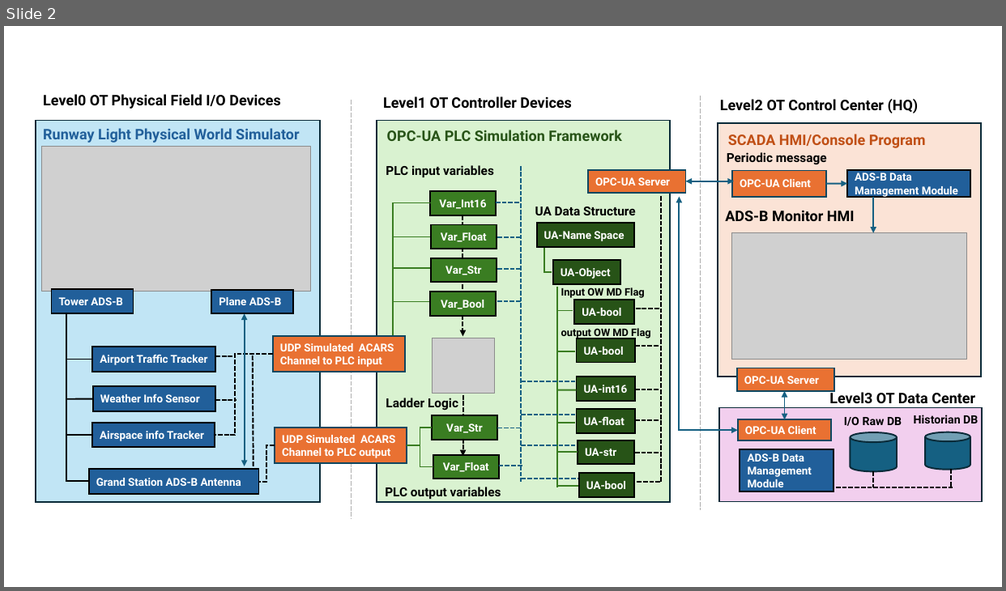
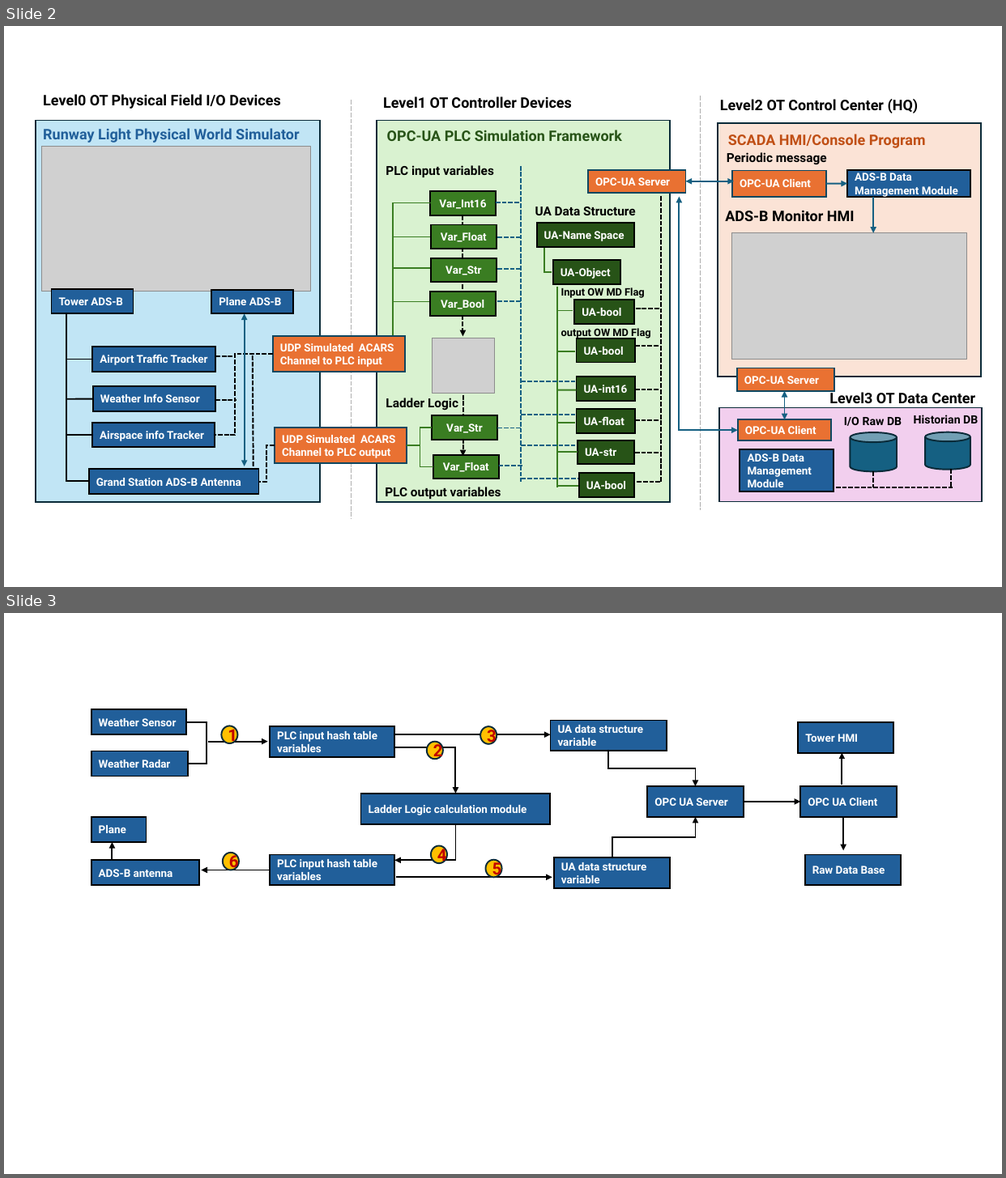
Before and after one commit to LiuYuancheng/PLC_and_RTU_Simulator, a slide deck: OPCUA_PLC_Simulator/doc/desigDoc.pptx. Shown one above the other, each under a label of ours: slide 2 before the commit, slides 2 and 3 after it. The pictures are 1006x591 and 1006x1178 pixels, drawn with LibreOffice and Linux fonts; fonts in the diff are those of the drawing; grey boxes stand for pictures. Boxes give left, top, right and bottom in pixels: in the first picture for what was removed or moved away, otherwise in the second. Text is boxed around its words. In the diff, an @@ line names an element or a change of style, - is before the commit and + after.

```diff
--- a/OPCUA_PLC_Simulator/doc/desigDoc.pptx
+++ b/OPCUA_PLC_Simulator/doc/desigDoc.pptx
@@ slide 3 added at bbox=[4, 613, 1002, 1174], background #FFFFFF @@
@@ rectangle added at bbox=[91, 709, 186, 735], fill #215F9A, outline #000000 1.5 pt, 10.5 pt, text #FFFFFF, bold @@
+Weather Sensor
@@ elbow line added from (187, 722) to (188, 764), #000000 1.5 pt @@
@@ ellipse added at bbox=[221, 726, 237, 743], fill #FFC000, outline #092A39 1.5 pt, 16 pt, text #C00000, bold @@
+1
@@ rectangle added at bbox=[270, 726, 394, 757], fill #215F9A, outline #000000 1.5 pt, 10.5 pt, text #FFFFFF, bold @@
+PLC input hash table variables
@@ ellipse added at bbox=[481, 726, 497, 744], fill #FFC000, outline #092A39 1.5 pt, 16 pt, text #C00000, bold @@
+3
@@ rectangle added at bbox=[551, 720, 667, 751], fill #215F9A, outline #000000 1.5 pt, 10.5 pt, text #FFFFFF, bold @@
+UA data structure variable
@@ rectangle added at bbox=[799, 722, 894, 753], fill #215F9A, outline #000000 1.5 pt, 10.5 pt, text #FFFFFF, bold @@
+Tower HMI
@@ rectangle added at bbox=[91, 751, 188, 776], fill #215F9A, outline #000000 1.5 pt, 10.5 pt, text #FFFFFF, bold @@
+Weather Radar
@@ arrow added from (208, 742) to (267, 742), #000000 1.5 pt @@
@@ elbow arrow added from (394, 747) to (455, 794), #000000 1.5 pt @@
@@ arrow added from (394, 735) to (551, 735), #000000 1.5 pt @@
@@ ellipse added at bbox=[427, 742, 444, 759], fill #FFC000, outline #092A39 1.5 pt, 16 pt, text #C00000, bold @@
+2
@@ elbow arrow added from (609, 751) to (696, 786), #000000 1.5 pt @@
@@ arrow added from (842, 786) to (842, 753), #000000 1.5 pt @@
@@ rectangle added at bbox=[361, 794, 551, 824], fill #215F9A, outline #000000 1.5 pt, 10.5 pt, text #FFFFFF, bold @@
+Ladder Logic calculation module
@@ rectangle added at bbox=[648, 786, 744, 817], fill #215F9A, outline #000000 1.5 pt, 10.5 pt, text #FFFFFF, bold @@
+OPC UA Server
@@ arrow added from (744, 802) to (800, 802), #000000 1.5 pt @@
@@ rectangle added at bbox=[800, 786, 897, 817], fill #215F9A, outline #000000 1.5 pt, 10.5 pt, text #FFFFFF, bold @@
+OPC UA Client
@@ rectangle added at bbox=[91, 817, 147, 843], fill #215F9A, outline #000000 1.5 pt, 10.5 pt, text #FFFFFF, bold @@
+Plane
@@ elbow arrow added from (455, 824) to (394, 860), #000000 1.5 pt @@
@@ elbow arrow added from (612, 858) to (696, 817), #000000 1.5 pt @@
@@ arrow added from (843, 817) to (843, 850), #000000 1.5 pt @@
@@ arrow added from (112, 860) to (112, 842), #000000 1.5 pt @@
@@ ellipse added at bbox=[223, 853, 239, 870], fill #FFC000, outline #092A39 1.5 pt, 16 pt, text #C00000, bold @@
+6
@@ rectangle added at bbox=[270, 855, 394, 885], fill #215F9A, outline #000000 1.5 pt, 10.5 pt, text #FFFFFF, bold @@
+PLC input hash table variables
@@ ellipse added at bbox=[431, 845, 447, 863], fill #FFC000, outline #092A39 1.5 pt, 16 pt, text #C00000, bold @@
+4
@@ rectangle added at bbox=[805, 855, 901, 885], fill #215F9A, outline #000000 1.5 pt, 10.5 pt, text #FFFFFF, bold @@
+Raw Data Base
@@ rectangle added at bbox=[91, 860, 199, 885], fill #215F9A, outline #000000 1.5 pt, 10.5 pt, text #FFFFFF, bold @@
+ADS-B antenna
@@ arrow added from (270, 871) to (201, 871), #000000 1.5 pt @@
@@ arrow added from (396, 877) to (552, 877), #000000 1.5 pt @@
@@ ellipse added at bbox=[485, 860, 502, 877], fill #FFC000, outline #092A39 1.5 pt, 16 pt, text #C00000, bold @@
+5
@@ rectangle added at bbox=[554, 858, 671, 888], fill #215F9A, outline #000000 1.5 pt, 10.5 pt, text #FFFFFF, bold @@
+UA data structure variable
```
Also in this commit, not shown: 2 other files.
